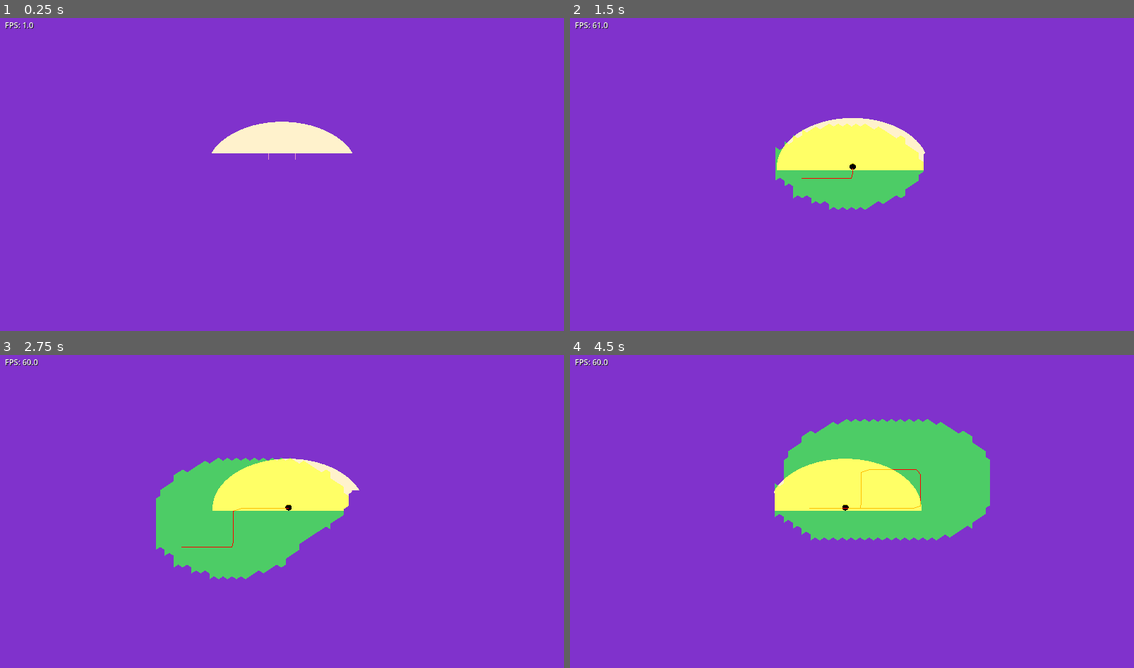
Above: before the commit, frames 1-4 (two rows, left to right).
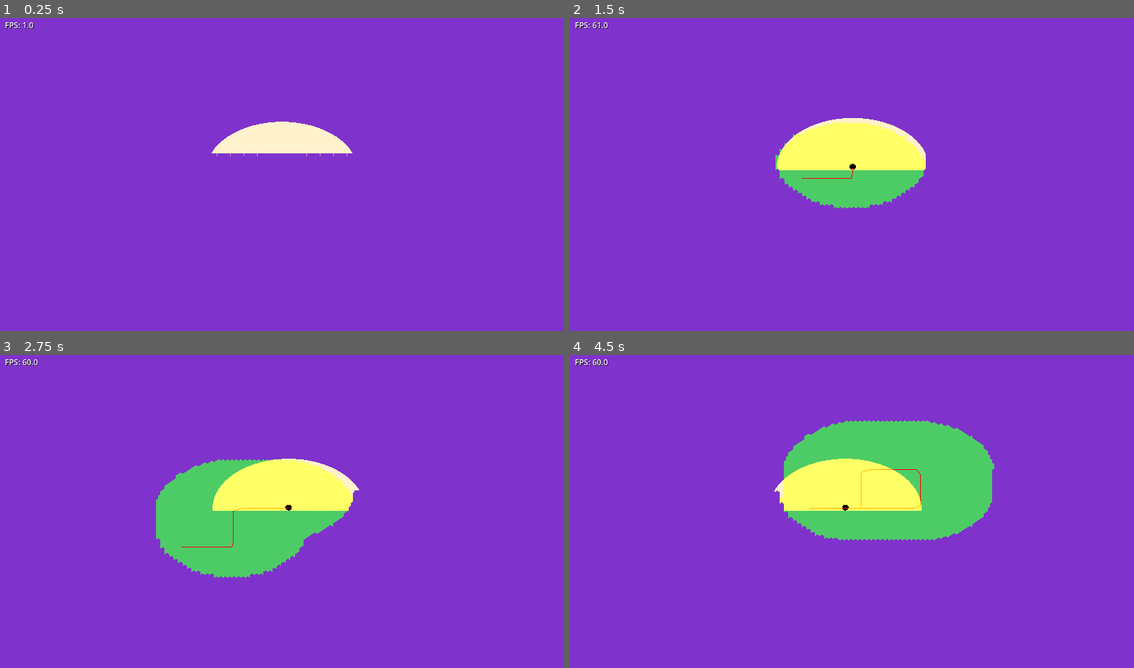
Above: after the commit, the same moments.

Repository: emersonh16/dastardlyfuck
Game: Godot game, scene res://scenes/test/test_miasma.tscn
The game is run twice, just before and just after one commit, with the same random seed, the same clock (stepped at 60 frames per second) and the same inputs.
Inputs:
- Up to frame 1 (0.25 s): no input
- Up to frame 2 (1.5 s): tap Enter at 0.5 s; hold Right (ui_right) 0.53-1.28 s; hold Down (ui_down) from 1.28 s (still down)
- Up to frame 3 (2.75 s): release Down (ui_down) at 2.03 s; hold Right (ui_right) from 2.03 s (still down)
- Up to frame 4 (4.5 s): release Right (ui_right) at 2.78 s; hold Up (ui_up) 2.78-3.53 s; hold Left (ui_left) from 3.53 s (still down)

The runs differ from the first frame. In frame 1, less than 0.1% of the frame differs, in the area x 38-62%, y 43-46%; in frame 2, 0.4%; in frame 3, 0.5%; in frame 4, 0.6%, in the area x 36-76%, y 20-60%.

Commit message:
even smaller miasma

Diff:
--- a/scripts/managers/miasma_manager.gd
+++ b/scripts/managers/miasma_manager.gd
@@ -5,8 +5,8 @@
 
 # Constants
 # For isometric squares: make X and Z equal so blocks appear square in isometric view
-const MIASMA_TILE_SIZE_X = 4.0  # Smaller blocks for more granular fog
-const MIASMA_TILE_SIZE_Z = 4.0  # Smaller blocks for more granular fog
+const MIASMA_TILE_SIZE_X = 2.0  # Even smaller blocks for more granular fog
+const MIASMA_TILE_SIZE_Z = 2.0  # Even smaller blocks for more granular fog
 const MIASMA_BLOCK_HEIGHT = 16.0
 
 # Block storage: Dictionary of Vector3i -> bool (present/absent)
@@ -20,7 +20,7 @@
 # Viewport + buffer size (in tiles)
 var viewport_tiles_x: int = 0
 var viewport_tiles_z: int = 0
-var buffer_tiles: int = 8  # Buffer around viewport (reduced for performance)
+var buffer_tiles: int = 4  # Buffer around viewport (reduced further for smaller blocks)
 
 # Player position (world space) - miasma moves with player
 var player_position: Vector3 = Vector3.ZERO
--- a/scripts/renderers/miasma_renderer.gd
+++ b/scripts/renderers/miasma_renderer.gd
@@ -3,8 +3,8 @@
 # MiasmaRenderer - Renders miasma blocks using MultiMeshInstance3D
 
 # Constants (fallback if autoload not ready)
-const MIASMA_TILE_SIZE_X = 4.0  # Smaller blocks for more granular fog
-const MIASMA_TILE_SIZE_Z = 4.0  # Smaller blocks for more granular fog
+const MIASMA_TILE_SIZE_X = 2.0  # Even smaller blocks for more granular fog
+const MIASMA_TILE_SIZE_Z = 2.0  # Even smaller blocks for more granular fog
 const MIASMA_BLOCK_HEIGHT = 16.0
 
 var miasma_manager: Node
@@ -15,7 +15,7 @@
 # Performance: throttle render updates
 var _pending_update = false
 var _update_timer = 0.0
-const UPDATE_INTERVAL = 0.1  # Update mesh max 10 times per second (reduced for performance)
+const UPDATE_INTERVAL = 0.15  # Update mesh max ~6.7 times per second (reduced for smaller blocks)
 
 func _ready():
 	# Wait for autoload to be ready
